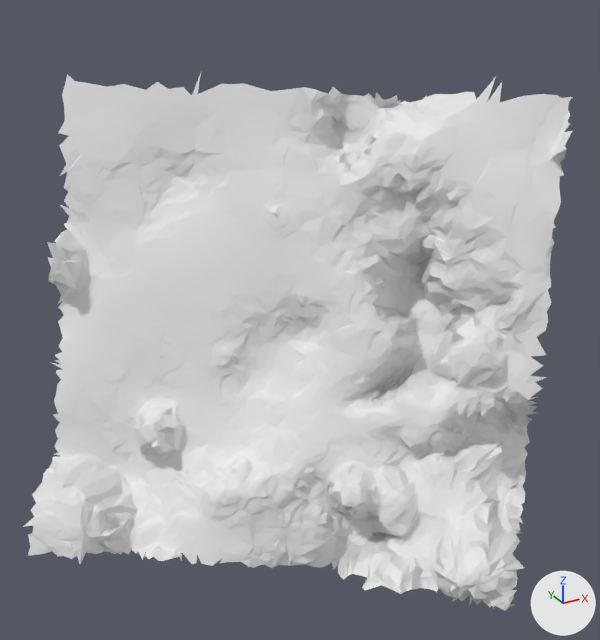
An edit to the glTF model moon small_tiles/tile_292.glb, drawn before and after from the same camera.
Both versions are drawn from a 50 mm lens placed at (12.89, 13.2, -8.65), pointed at (16.69, 20.12, -12.1). Every picture has the same lights, and +X, +Y and +Z are marked at lower right. The older version comes first. Vertices at exactly the same position are counted once.

Names of what the first picture shows: 't292'.
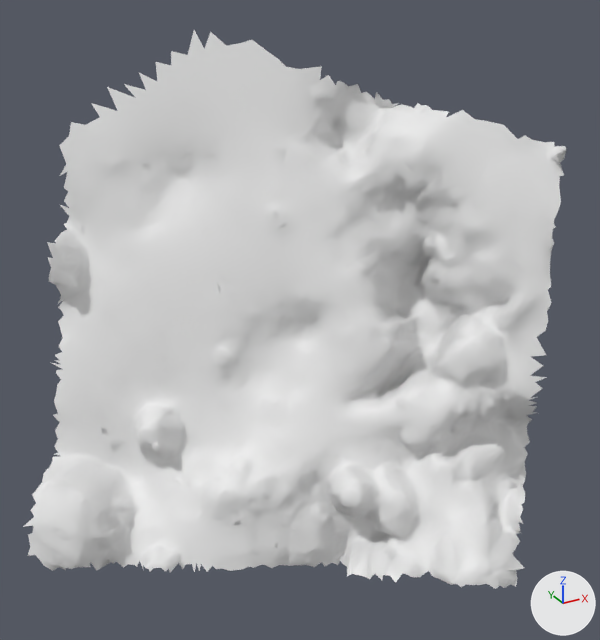
The change, as a diff of the scene's bpy script:
```diff
--- a/moon small_tiles/tile_292.glb.py
+++ b/moon small_tiles/tile_292.glb.py
@@ me_t292 @@
 # used by ob_t292; location = (0.0, 0.0, 0.0)
-me_t292.from_pydata(...)  # 4953 vertices, 9589 faces; spans x 13.75..19.3, y 17.73..22.7, z -14.83..-9.76
+me_t292.from_pydata(...)  # 4895 vertices, 9485 faces; spans x 13.75..19.15, y 17.79..22.52, z -14.79..-9.37
+# me_t292 part 1
+# 82 vertices are removed from x 15.0..19.3, y 19.03..22.7, z -10.44..-9.76
+# 156 faces are deleted
+# 104 vertices are added at x 13.86..17.98, y 19.63..22.24, z -14.67..-9.37
+# 200 new faces join them
+# me_t292 part 2
+# 80 vertices are removed from x 16.56..17.83, y 17.73..19.43, z -14.83..-14.22
+# 148 faces are deleted
```

Location of each change, [x1, y1, x2, y2] in pixels of the pictures (600 x 640 px; the box of a moved part takes in the faces that stretch with it):
't292', reshaped
    before: [23, 73, 572, 611]
    after: [23, 30, 567, 589]
part 1 of me_t292, moved or reshaped
    before: [58, 74, 572, 146]
    after: [36, 30, 368, 572]
part 2 of me_t292, deleted
    before: [315, 561, 517, 611]
